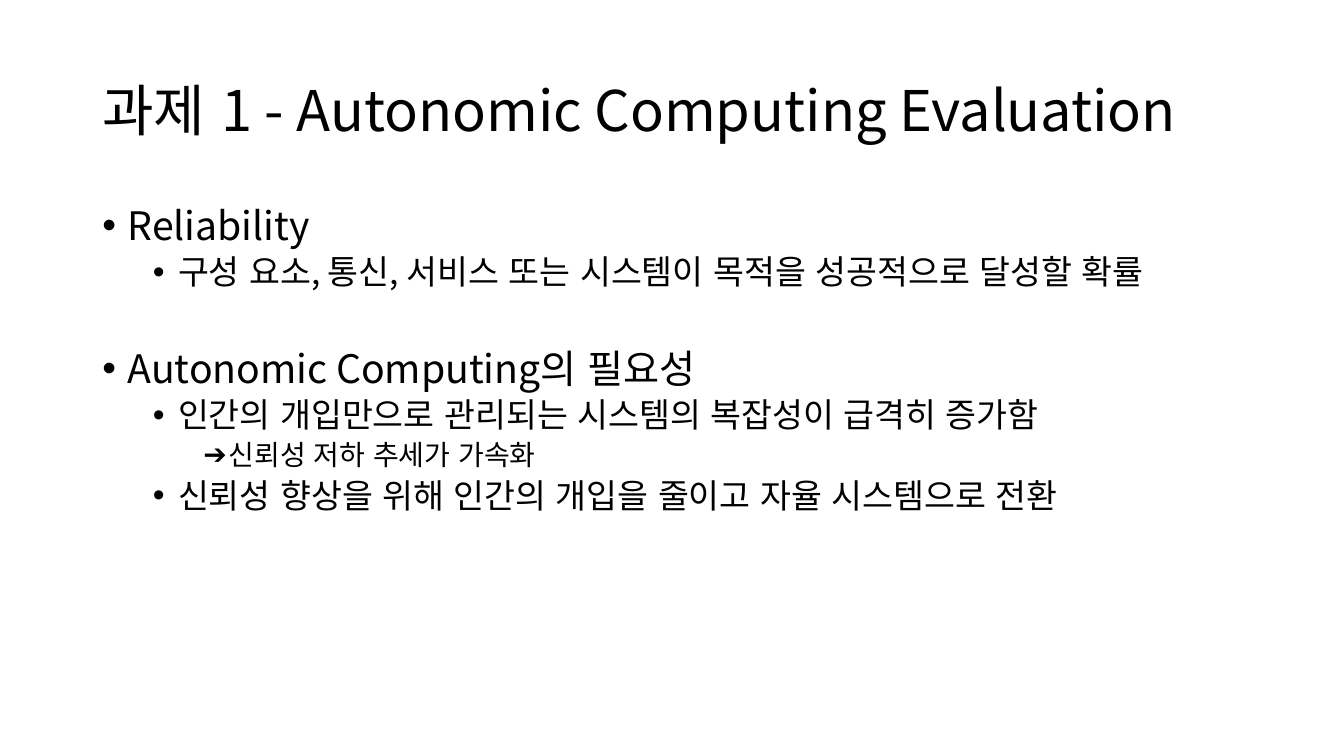
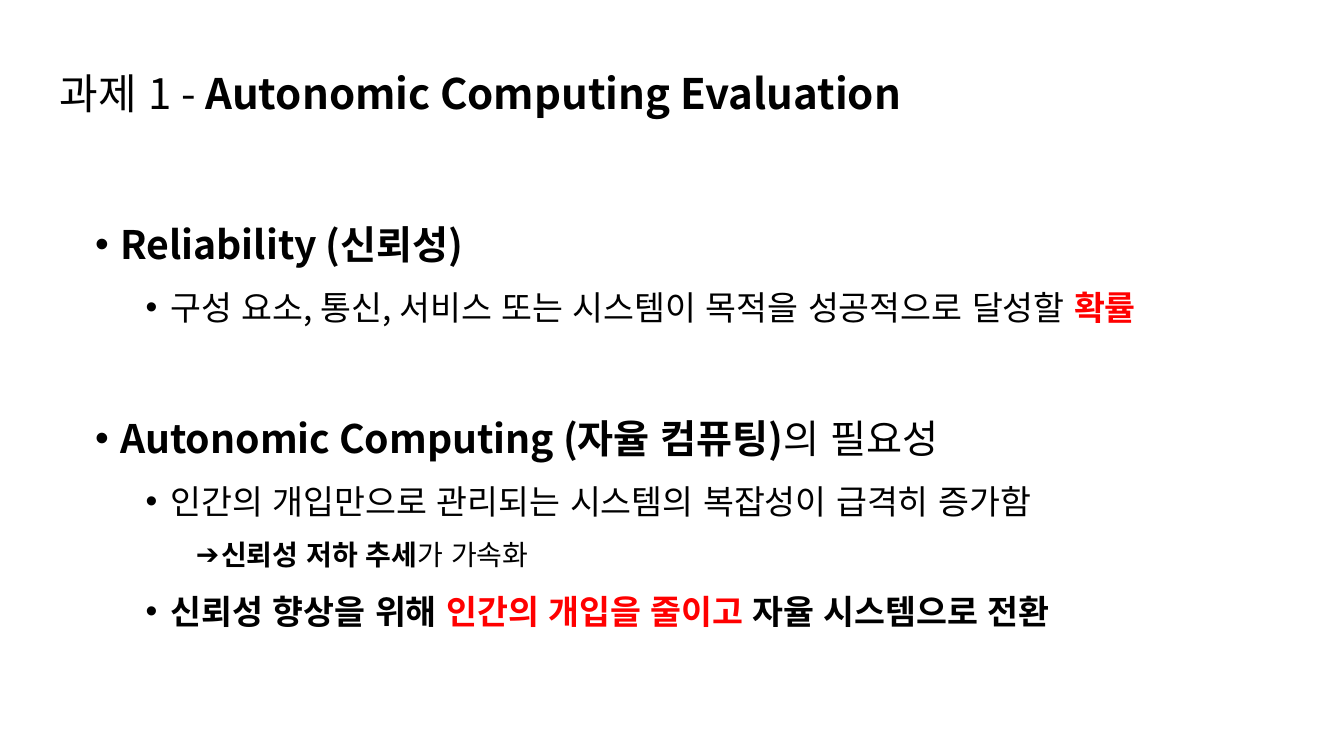
Before and after one commit to TUK-pedestrianSafety/document, a slide deck: slide 3 of ppt/소프트웨어 응용설계 발표자료.pptx. Drawn at 1344x756 pixels with LibreOffice and Linux fonts; fonts in the diff are those of the drawing. Boxes give left, top, right and bottom in pixels: in the first picture for what was removed or moved away, otherwise in the second. Text is boxed around its words. In the diff, an @@ line names an element or a change of style, - is before the commit and + after.

```diff
--- a/ppt/소프트웨어 응용설계 발표자료.pptx
+++ b/ppt/소프트웨어 응용설계 발표자료.pptx
@@ title "과제 1 - Autonomic Computing ...": place and size @@
-title "과제 1 - Autonomic Computing ..." at (102, 84, 1176, 145)
+title "과제 1 - Autonomic Computing ..." at (60, 74, 901, 119)
@@ title "과제 1 - Autonomic Computing ..." at (60, 74, 901, 119): size 40 to 30 pt; bold on in "Autonomic Computing Evaluation" @@
@@ text "Reliability (신뢰성)": place and size @@
-text "Reliability (신뢰성)" at (128, 208, 1144, 511)
+text "Reliability (신뢰성)" at (120, 226, 1136, 627)
@@ text at (120, 226, 464, 268): text changed; bold on @@
-• Reliability
+• Reliability (신뢰성)
@@ text at (171, 291, 1136, 627): text colour #000000 to #FF0000 in "확률", "인간의 개입을 줄이고"; bold on in "확률", "신뢰성 저하 추세가", "신뢰성 향상을 위해 인간의 개입을 줄이고 자율 ..."; line spacing 0.9 to 1.3 @@
@@ text at (120, 420, 939, 463): text changed; bold on @@
-• Autonomic Computing의 필요성
+• Autonomic Computing (자율 컴퓨팅)의 필요성
```
Also in this commit, not shown: 8 other slides changed, 1 other file.
